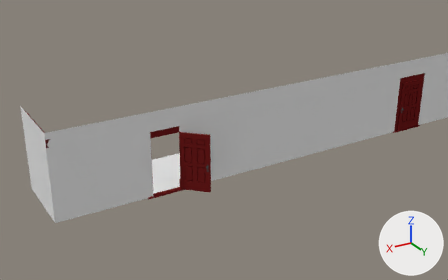
An edit to the Blender file Assets/models/hall01/walls_and_floors02i.blend, drawn before and after from the same camera.
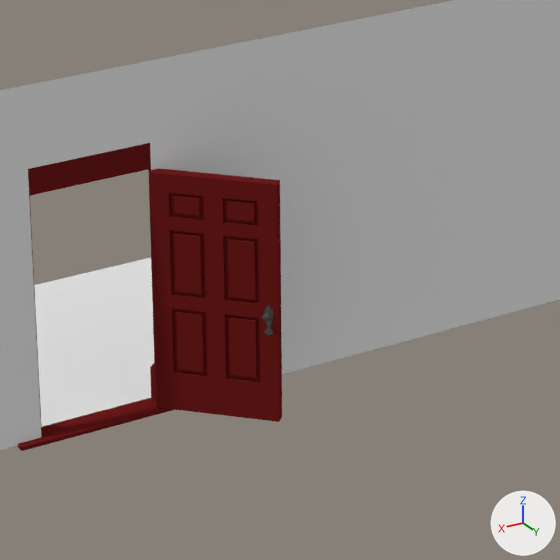
Each version appears first whole from a 50 mm camera at (57.2, 54.7, 29.7) aimed at (28.0, 6.0, 5.3), and next in a close-up on the part from 32% to 62% of the width and 33% to 81% of the height. Every picture has the same lights, and +X, +Y and +Z are marked at lower right. Both versions are drawn at frame 30 of the action 'door02Action'; the numbers are the values there.

The older version as bpy lines, for what is in view:
```python
me_cube_005 = bpy.data.meshes.new('Cube.005')
me_cube_005.from_pydata(...)  # a box spanning x -1.0..1.0, y -1.0..1.0, z -1.0..1.0
me_cube_005.materials.append(mat_trim01)  # dark red #6d1c1c
me_plane = bpy.data.meshes.new('Plane')
me_plane.from_pydata(...)  # 18 vertices, 8 faces; spans x -1.0..1.0, y -1.0..1.0, z 0.0
me_plane.materials.append(mat_wall01)  # white #e7e7e7
me_plane_013 = bpy.data.meshes.new('Plane.013')
me_plane_013.from_pydata(...)  # 612 vertices, 610 faces; spans x -0.01..1.99, y -1.0..1.0, z -0.14..0.14
me_plane_013.materials.append(mat_trim01)  # dark red #6d1c1c
ob_door02 = bpy.data.objects.new('door02', me_plane_013)
ob_door02.parent = ob_doorway02
ob_door02.matrix_parent_inverse = Matrix(((0.444, 0.0, 0.0, -16.89), (0.0, 0.0, 0.286, -1.0), (0.0, -0.999, 0.0, 3.746), (0.0, 0.0, 0.0, 1.0)))
ob_door02.location = (36.47, 4.0, 3.177)
ob_door02.rotation_euler = (1.571, 0.0, 2.356)  # degrees (90, 0, 135)
ob_door02.scale = (1.55, 3.1, 0.999)
ob_floor_door_trim02 = bpy.data.objects.new('floor_door_trim02', me_cube_005)
ob_floor_door_trim02.location = (33.42, 3.86, 0.0)
ob_floor_door_trim02.rotation_euler = (-1.571, 0.0, 0.0)  # degrees (-90, 0, 0)
ob_floor_door_trim02.scale = (2.25, 0.05, 0.35)
ob_wall_n = bpy.data.objects.new('wall_n', me_plane)
ob_wall_n.location = (0.0, 4.0, 4.5)
ob_wall_n.rotation_euler = (1.571, 0.0, 0.0)  # degrees (90, 0, 0)
ob_wall_n.scale = (45.0, 4.5, 1.0)
# also in view: 'floor' at (0.0, 0.0, 0.0); 'doorway02' at (33.4, 3.7, 3.5)
```
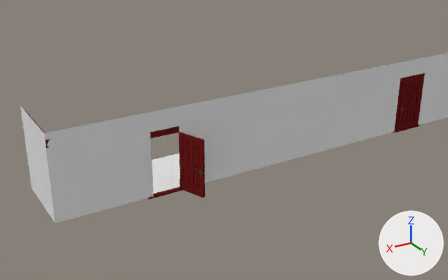
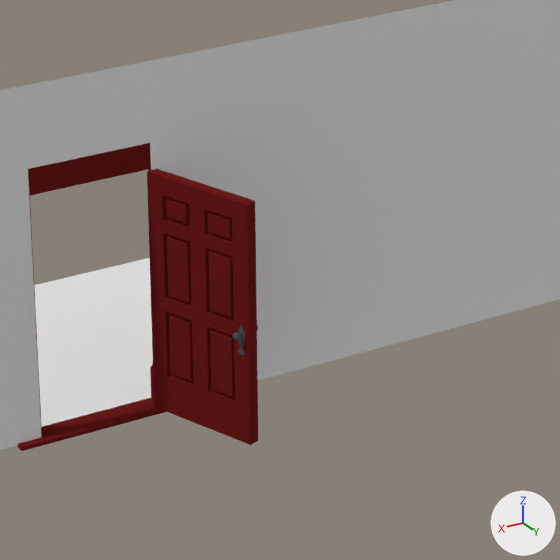
Location of each change, [x1, y1, x2, y2] in pixels of the close-ups (560 x 560 px):
'door02', turned: before [149, 168, 282, 422]; after [147, 169, 258, 445]
'doorknob01.001', turned: before [262, 303, 273, 336]; after [233, 325, 258, 356]

The change, as a list of edits to the scene's bpy script:
```text
Change ob_door02:
    ob_door02.rotation_euler: (1.571, 0.0, 2.356) -> (1.571, 0.0, 1.92)  # degrees (90, 0, 135) -> degrees (90, 0, 110)
```
